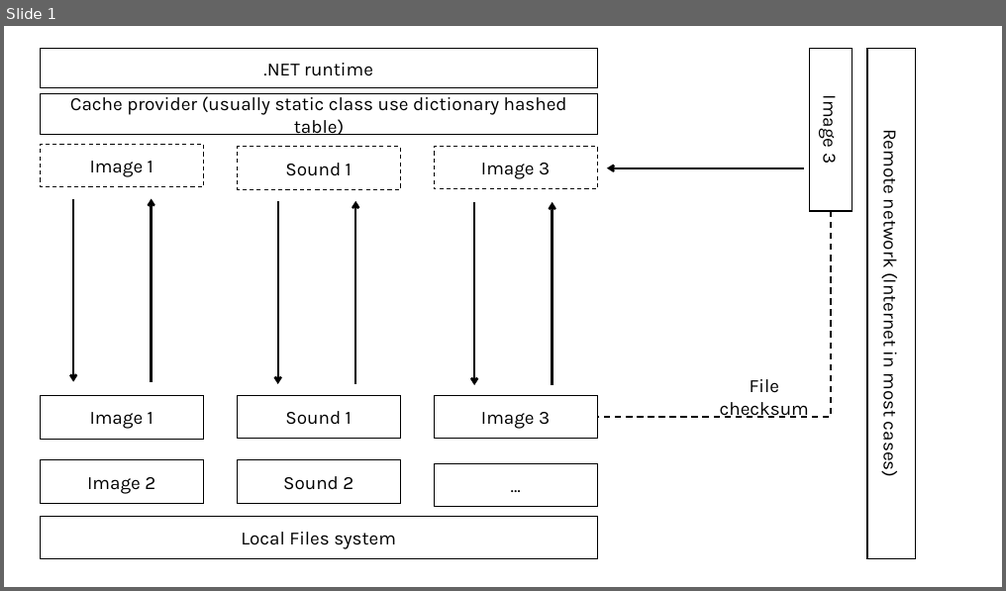
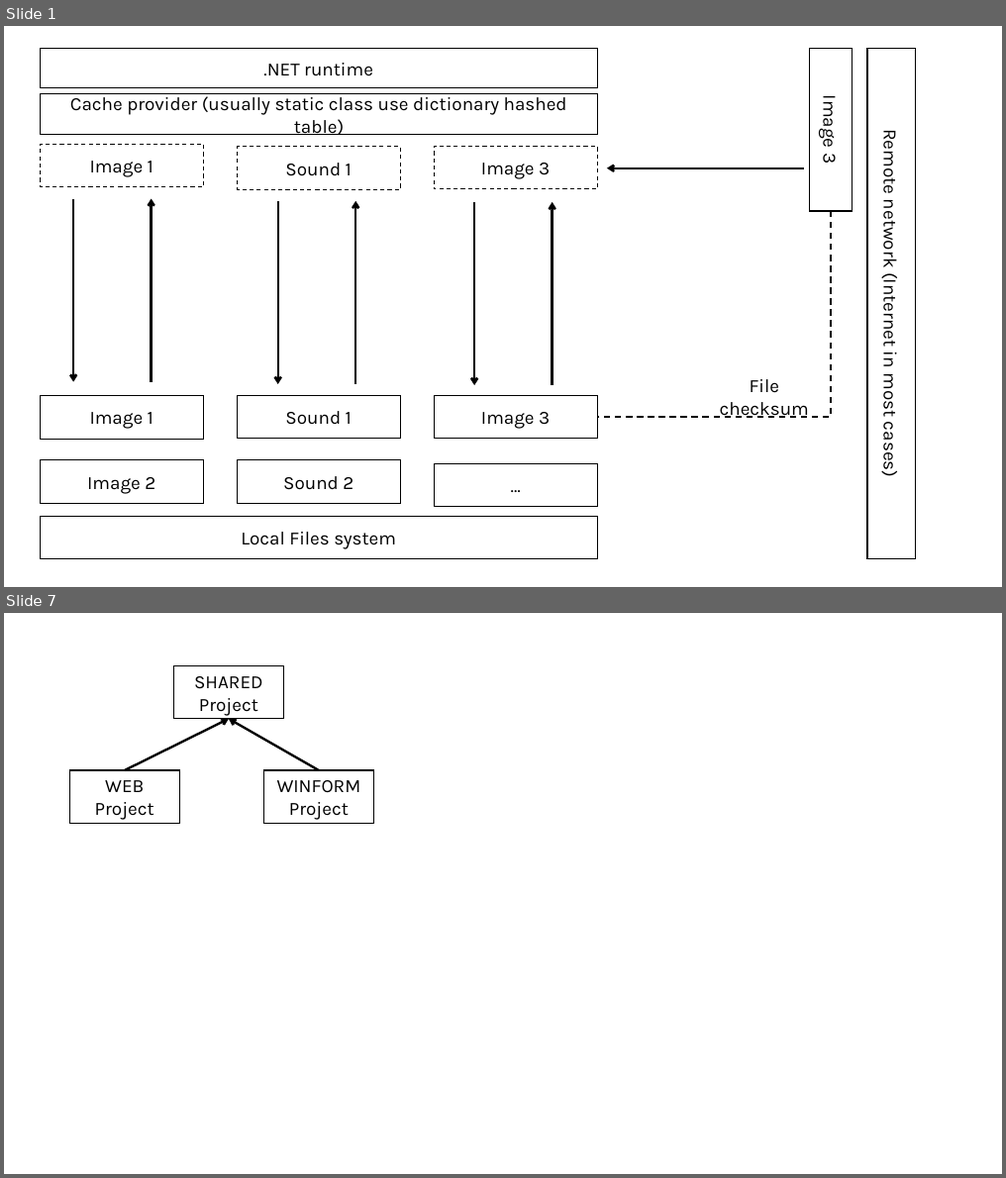
Before and after one commit to tuanhud/QuanLyTaiSan, a slide deck: _BaoCao/quocdunginfo/model.pptx. Shown one above the other, each under a label of ours: slide 1 before the commit, slides 1 and 7 after it; the slides between them are not shown. The pictures are 1006x591 and 1006x1178 pixels, drawn with LibreOffice and Linux fonts; fonts in the diff are those of the drawing. Boxes give left, top, right and bottom in pixels: in the first picture for what was removed or moved away, otherwise in the second. Text is boxed around its words. In the diff, an @@ line names an element or a change of style, - is before the commit and + after.

```diff
--- a/_BaoCao/quocdunginfo/model.pptx
+++ b/_BaoCao/quocdunginfo/model.pptx
@@ slide 7 added at (x1=4, y1=613, x2=1002, y2=1174), background #FFFFFF @@
@@ rectangle added at (x1=174, y1=666, x2=284, y2=719), outline #000000 1 pt, 18 pt, text #000000 @@
+SHARED Project
@@ arrow added from (125, 770) to (229, 719), #000000 2.25 pt @@
@@ arrow added from (319, 770) to (229, 719), #000000 2.25 pt @@
@@ rectangle added at (x1=70, y1=770, x2=180, y2=823), outline #000000 1 pt, 18 pt, text #000000 @@
+WEB Project
@@ rectangle added at (x1=263, y1=770, x2=374, y2=823), outline #000000 1 pt, 18 pt, text #000000 @@
+WINFORM Project
```
Also in this commit, not shown: 3 slides changed, 3 other slides added, 2 slides removed, 1 other file.
